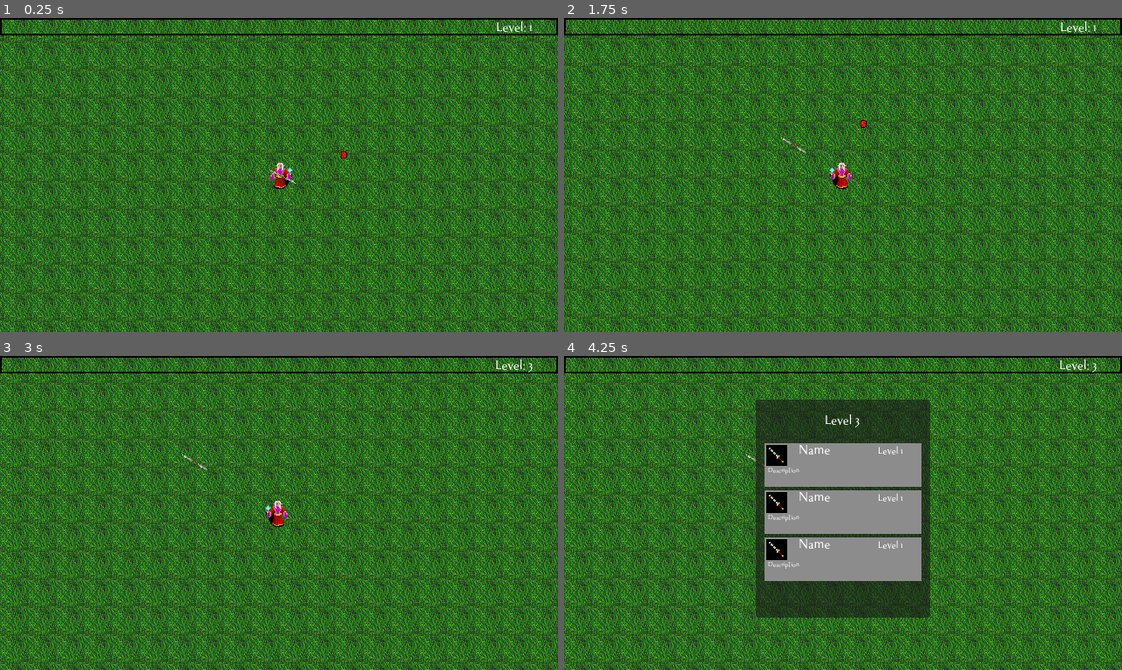
Above: before the commit, frames 1-4 (two rows, left to right).
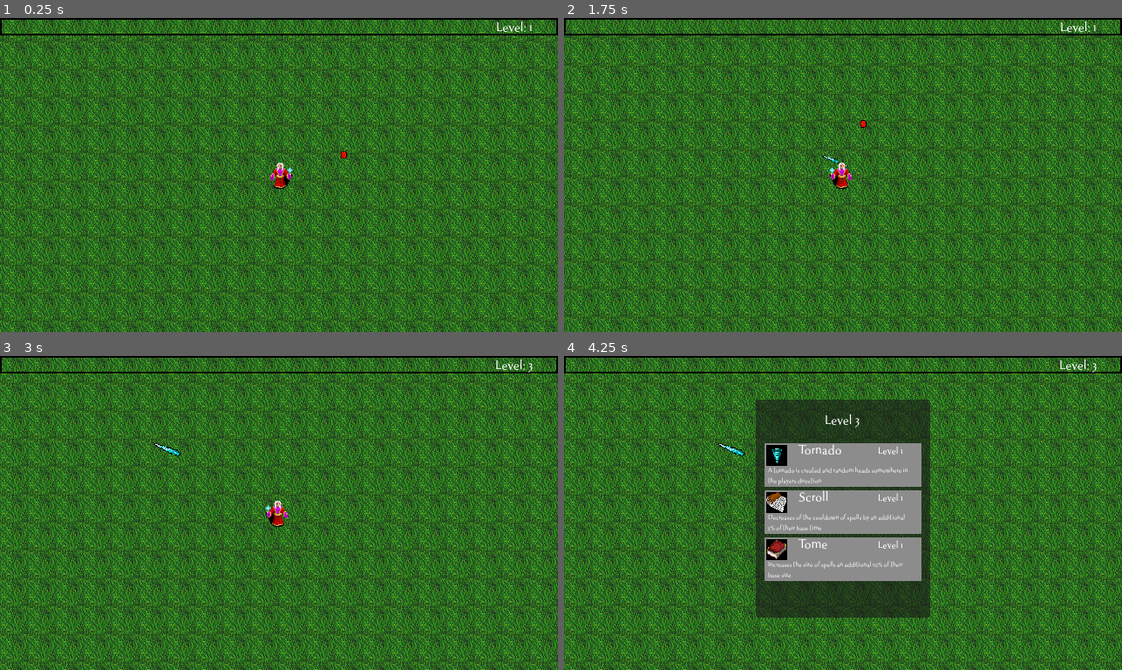
Above: after the commit, the same moments.

Repository: JustinDao/SurvivorsClone
Game: Godot game, scene res://World/world.tscn
Same seed, same stepped clock (60 frames per second), same inputs: the game is played once before the commit and once after it. Sound files missing from this copy of the repository are replaced by a short silence.
Inputs (mouse positions are in pixels of both pictures, inside the frame that each line leads up to):
- Up to frame 1 (0.25 s): no input
- Up to frame 2 (1.75 s): tap Enter at 0.5 s; move the mouse to (965, 159) at 0.52 s; hold D (right) 0.53-1.28 s; click (965, 159) at 0.6 s; move the mouse to (731, 190) at 1.27 s; hold S (down) from 1.28 s (still down); click (731, 190) at 1.35 s
- Up to frame 3 (3 s): move the mouse to (334, 443) at 2.02 s; release S (down) at 2.03 s; hold D (right) 2.03-2.78 s; click (334, 443) at 2.1 s; move the mouse to (251, 575) at 2.77 s; hold W (up) from 2.78 s (still down); click (251, 575) at 2.85 s
- Up to frame 4 (4.25 s): tap Space at 3.5 s; move the mouse to (1010, 560) at 3.52 s; release W (up) at 3.53 s; hold A (left) from 3.53 s (still down); click (1010, 560) at 3.6 s

The runs differ from the first frame. In frame 1, less than 0.1% of the frame differs, in the area x 48-53%, y 48-53%; in frame 2, less than 0.1%; in frame 3, 0.1%; in frame 4, 1.3%, in the area x 27-62%, y 27-71%.

Commit message:
Upgrades

Diff:
--- a/Player/Attack/ice_spear.gd
+++ b/Player/Attack/ice_spear.gd
@@ -17,13 +17,25 @@
 func _ready() -> void:
 	angle = global_position.direction_to(target)
 	rotation = angle.angle() + deg_to_rad(135)
+
+	# Default values
+	hp = 1
+	speed = 100.0
+	damage = 5
+	knockback_amount = 100
+	attack_size = 1.0 * (1 + player.spell_size)
+
 	match level:
 		1:
+			pass
+		2:
+			pass
+		3:
 			hp = 2
-			speed = 120.0
-			damage = 5
-			knockback_amount = 100
-			attack_size = 1.0
+			damage = 8
+		4:
+			pass
+
 	var tween = create_tween()
 	tween.tween_property(self, "scale", Vector2(1, 1) * attack_size, 1).set_trans(Tween.TRANS_QUINT).set_ease(Tween.EASE_OUT)
 	tween.play()
--- a/Player/Attack/javelin.gd
+++ b/Player/Attack/javelin.gd
@@ -34,15 +34,26 @@
 
 func update_javelin() -> void:
 	level = player.javelin_level
+
+	# Default values
+	hp = 9999
+	speed = 200.0
+	damage = 10
+	knockback_amount = 100
+	attack_size = 1.0 * (1 + player.spell_size)
+	paths = 1
+	attack_speed = 5.0 * (1 - player.spell_cooldown)
+
 	match level:
 		1:
-			hp = 9999
-			speed = 200.0
-			damage = 10
-			knockback_amount = 200
-			attack_size = 1.0
-			paths = 1
-			attack_speed = 4.0
+			pass
+		2:
+			paths = 2
+		3:
+			paths = 3
+		4:
+			damage = 15
+			knockback_amount = 120
 
 	scale = Vector2(1, 1) * attack_size
 	attack_timer.wait_time = attack_speed
--- a/Player/Attack/tornado.gd
+++ b/Player/Attack/tornado.gd
@@ -17,13 +17,22 @@
 signal on_queue_free(object: Node2D)
 
 func _ready() -> void:
+	# Default values
+	hp = 9999
+	speed = 20.0
+	damage = 5
+	knockback_amount = 100
+	attack_size = 1.0 * (1 + player.spell_size)
+
 	match level:
 		1:
-			hp = 9999
-			speed = 20.0
-			damage = 5
-			knockback_amount = 100
-			attack_size = 1.0
+			pass
+		2:
+			pass
+		3:
+			pass
+		4:
+			knockback_amount = 125
 
 	var move_to_less = Vector2.ZERO
 	var move_to_more = Vector2.ZERO
--- a/Player/player.gd
+++ b/Player/player.gd
@@ -2,6 +2,7 @@
 
 var movement_speed: float = 80.0
 var hp: float = 80.0
+var max_hp: float = 80.0
 var last_movement: Vector2 = Vector2.UP
 
 var xp = 0
@@ -23,19 +24,19 @@
 
 # IceSpear
 var ice_spear_ammo = 0
-var ice_spear_base_ammo = 1
-var ice_spear_attack_speed = 1.5
+var ice_spear_base_ammo = 0
+var ice_spear_attack_speed = 0
 var ice_spear_level = 0
 
 # Tornado
 var tornado_ammo = 0
-var tornado_base_ammo = 3
-var tornado_attack_speed = 3
+var tornado_base_ammo = 0
+var tornado_attack_speed = 0
 var tornado_level = 0
 
 # Javelin
-var javelin_ammo = 1
-var javelin_level = 1
+var javelin_ammo = 0
+var javelin_level = 0
 
 # Enemies
 var enemy_close = []
@@ -53,9 +54,17 @@
 @onready var snd_level_up: AudioStreamPlayer2D = $GUILayer/GUI/LevelUp/snd_level_up
 var item_option = preload("res://Utility/item_option.tscn")
 
+# Upgrades
+var collected_items: Array[String] = []
+var armor = 0
+var speed = 0
+var spell_cooldown = 0
+var spell_size = 0
+var additional_attacks = 0
+
 func _ready() -> void:
 	xp_for_next_level = get_xp_for_next_level()
-	attack()
+	upgrade_character("icespear1")
 
 func _physics_process(_delta: float) -> void:
 	movement()
@@ -85,7 +94,7 @@
 
 
 func _on_hurt_box_hurt(damage: float, _angle: Vector2, _knockback: float) -> void:
-	hp -= damage
+	hp -= clamp(damage - armor, 0, damage)
 
 func get_random_target() -> Vector2:
 	if enemy_close.size() > 0:
@@ -103,14 +112,14 @@
 
 
 # Attacks
-func attack() -> void:
+func update_attacks() -> void:
 	if ice_spear_level > 0:
-		ice_spear_timer.wait_time = ice_spear_attack_speed
+		ice_spear_timer.wait_time = ice_spear_attack_speed * (1 - spell_cooldown)
 		if ice_spear_timer.is_stopped():
 			ice_spear_timer.start()
 
 	if tornado_level > 0:
-		tornado_timer.wait_time = tornado_attack_speed
+		tornado_timer.wait_time = tornado_attack_speed * (1 - spell_cooldown)
 		if tornado_timer.is_stopped():
 			tornado_timer.start()
 
@@ -119,7 +128,7 @@
 
 # IceSpear Timers
 func _on_ice_spear_timer_timeout() -> void:
-	ice_spear_ammo += ice_spear_base_ammo
+	ice_spear_ammo += ice_spear_base_ammo + additional_attacks
 	ice_spear_attack_timer.start()
 
 func _on_ice_spear_attack_timer_timeout() -> void:
@@ -137,7 +146,7 @@
 
 # Tornado Timers
 func _on_tornado_timer_timeout() -> void:
-	tornado_ammo += tornado_base_ammo
+	tornado_ammo += tornado_base_ammo + additional_attacks
 	tornado_attack_timer.start()
 
 func _on_tornado_attack_timer_timeout() -> void:
@@ -156,11 +165,15 @@
 # Javelin
 func spawn_javelin() -> void:
 	var javelin_count = javelin_base.get_child_count()
-	var calc_spawns = javelin_ammo - javelin_count
+	var calc_spawns = javelin_ammo - javelin_count + additional_attacks
 	for count in range(calc_spawns):
 		var new_javelin = javelin.instantiate()
 		new_javelin.global_position = global_position
 		javelin_base.add_child(new_javelin)
+	# update javelins
+	for child in javelin_base.get_children():
+		if child.has_method("update_javelin"):
+			child.update_javelin()
 
 
 func _on_grab_area_area_entered(area: Area2D) -> void:
@@ -202,9 +215,12 @@
 	level_up_label.text = "Level " + str(level)
 	# Show Level Up Panel
 	level_up_panel.show()
+
 	# Instantiate Options
-	for i in range(3):
+	var upgrades = get_random_upgrades()
+	for i in range(upgrades.size()):
 		var new_option = item_option.instantiate()
+		new_option.item = upgrades[i]
 		upgrade_options.add_child(new_option)
 
 	# Animate Level Up Panel In
@@ -214,9 +230,15 @@
 	# Pause Game
 	get_tree().paused = true
 
-func upgrade_character(_item) -> void:
+func upgrade_character(item: String) -> void:
 	for option in upgrade_options.get_children():
 		option.queue_free()
+	# Apply Upgrade
+	apply_upgrade(item)
+	update_attacks()
+	# Add Item to Collected Items if not Food
+	if item != "food":
+		collected_items.append(item)
 	# Hide Level Panel
 	level_up_panel.hide()
 	level_up_panel.position = Vector2(800, 50)
@@ -224,3 +246,80 @@
 	get_tree().paused = false
 	if remaining_xp > 0:
 			calculate_experience(remaining_xp)
+
+func get_all_available_upgrades() -> Array[String]:
+	var all_choices: Array[String] = []
+	for item in Upgrades.UPGRADES:
+		var upgrade = Upgrades.UPGRADES[item]
+		if !collected_items.has(item) && \
+		   upgrade["type"] != "item" && \
+		   upgrade["prerequisites"].all(collected_items.has):
+			all_choices.append(item)
+	return all_choices
+
+func get_random_upgrades() -> Array[String]:
+	var all_choices = get_all_available_upgrades()
+
+	# Add up to 3 random upgrades
+	all_choices.shuffle()
+	var choices: Array[String] = []
+	for i in range(3):
+		if all_choices.size() > 0:
+			var choice = all_choices.pop_front()
+			choices.append(choice)
+		else:
+			break
+
+	# If no upgrades are available, return food
+	if choices.size() == 0:
+		return ["food"]
+
+	return choices
+
+func apply_upgrade(item: String) -> void:
+	match item:
+		"icespear1":
+			ice_spear_level = 1
+			ice_spear_base_ammo += 1
+		"icespear2":
+			ice_spear_level = 2
+			ice_spear_base_ammo += 1
+		"icespear3":
+			ice_spear_level = 3
+		"icespear4":
+			ice_spear_level = 4
+			ice_spear_base_ammo += 2
+		"tornado1":
+			tornado_level = 1
+			tornado_base_ammo += 1
+		"tornado2":
+			tornado_level = 2
+			tornado_base_ammo += 1
+		"tornado3":
+			tornado_level = 3
+			tornado_attack_speed -= 0.5
+		"tornado4":
+			tornado_level = 4
+			tornado_base_ammo += 1
+		"javelin1":
+			javelin_level = 1
+			javelin_ammo = 1
+		"javelin2":
+			javelin_level = 2
+		"javelin3":
+			javelin_level = 3
+		"javelin4":
+			javelin_level = 4
+		"armor1", "armor2", "armor3", "armor4":
+			armor += 1
+		"speed1", "speed2", "speed3", "speed4":
+			movement_speed += 20.0
+		"tome1", "tome2", "tome3", "tome4":
+			spell_size += 0.10
+		"scroll1", "scroll2", "scroll3", "scroll4":
+			spell_cooldown += 0.05
+		"ring1", "ring2":
+			additional_attacks += 1
+		"food":
+			hp += 20
+			hp = clamp(hp, 0, max_hp)
--- a/Utility/item_option.gd
+++ b/Utility/item_option.gd
@@ -1,4 +1,9 @@
 extends ColorRect
+
+@onready var name_label: Label = $NameLabel
+@onready var description_label: Label = $DescriptionLabel
+@onready var level_label: Label = $LevelLabel
+@onready var icon: TextureRect = $ColorRect/ItemIcon
 
 var mouse_over: bool = false
 var item = null
@@ -8,6 +13,18 @@
 
 func _ready() -> void:
 	selected_upgrade.connect(Callable(player, "upgrade_character"))
+
+	# Set Item Option information
+	if item == null:
+		item = "food"
+	var upgrade = Upgrades.UPGRADES[item]
+	name_label.text = upgrade["display_name"]
+	description_label.text = upgrade["description"]
+	if upgrade["level"] > 0:
+		level_label.text = "Level " + str(upgrade["level"])
+	else:
+		level_label.text = ""
+	icon.texture = load(upgrade["icon"])
 
 func _input(event: InputEvent) -> void:
 	if event.is_action("click"):
--- /dev/null
+++ b/Utility/upgrades.gd
@@ -0,0 +1,255 @@
+extends Node2D
+
+const ICON_PATH = "res://Textures/Items/Upgrades/"
+const WEAPON_PATH = "res://Textures/Items/Weapons/"
+
+const UPGRADES = {
+	"icespear1": {
+		"icon": WEAPON_PATH + "ice_spear.png",
+		"display_name": "Ice Spear",
+		"description": "A spear of ice is thrown at a random enemy",
+		"level": 1,
+		"prerequisites": [],
+		"type": "weapon"
+	},
+	"icespear2": {
+		"icon": WEAPON_PATH + "ice_spear.png",
+		"display_name": "Ice Spear",
+		"description": "An addition Ice Spear is thrown",
+		"level": 2,
+		"prerequisites": ["icespear1"],
+		"type": "weapon"
+	},
+	"icespear3": {
+		"icon": WEAPON_PATH + "ice_spear.png",
+		"display_name": "Ice Spear",
+		"description": "Ice Spears now pass through another enemy and do + 3 damage",
+		"level": 3,
+		"prerequisites": ["icespear2"],
+		"type": "weapon"
+	},
+	"icespear4": {
+		"icon": WEAPON_PATH + "ice_spear.png",
+		"display_name": "Ice Spear",
+		"description": "An additional 2 Ice Spears are thrown",
+		"level": 4,
+		"prerequisites": ["icespear3"],
+		"type": "weapon"
+	},
+	"javelin1": {
+		"icon": WEAPON_PATH + "javelin_3_new_attack.png",
+		"display_name": "Javelin",
+		"description": "A magical javelin will follow you attacking enemies in a straight line",
+		"level": 1,
+		"prerequisites": [],
+		"type": "weapon"
+	},
+	"javelin2": {
+		"icon": WEAPON_PATH + "javelin_3_new_attack.png",
+		"display_name": "Javelin",
+		"description": "The javelin will now attack an additional enemy per attack",
+		"level": 2,
+		"prerequisites": ["javelin1"],
+		"type": "weapon"
+	},
+	"javelin3": {
+		"icon": WEAPON_PATH + "javelin_3_new_attack.png",
+		"display_name": "Javelin",
+		"description": "The javelin will attack another additional enemy per attack",
+		"level": 3,
+		"prerequisites": ["javelin2"],
+		"type": "weapon"
+	},
+	"javelin4": {
+		"icon": WEAPON_PATH + "javelin_3_new_attack.png",
+		"display_name": "Javelin",
+		"description": "The javelin now does + 5 damage per attack and causes 20% additional knockback",
+		"level": 4,
+		"prerequisites": ["javelin3"],
+		"type": "weapon"
+	},
+	"tornado1": {
+		"icon": WEAPON_PATH + "tornado.png",
+		"display_name": "Tornado",
+		"description": "A tornado is created and random heads somewhere in the players direction",
+		"level": 1,
+		"prerequisites": [],
+		"type": "weapon"
+	},
+	"tornado2": {
+		"icon": WEAPON_PATH + "tornado.png",
+		"display_name": "Tornado",
+		"description": "An additional Tornado is created",
+		"level": 2,
+		"prerequisites": ["tornado1"],
+		"type": "weapon"
+	},
+	"tornado3": {
+		"icon": WEAPON_PATH + "tornado.png",
+		"display_name": "Tornado",
+		"description": "The Tornado cooldown is reduced by 0.5 seconds",
+		"level": 3,
+		"prerequisites": ["tornado2"],
+		"type": "weapon"
+	},
+	"tornado4": {
+		"icon": WEAPON_PATH + "tornado.png",
+		"display_name": "Tornado",
+		"description": "An additional tornado is created and the knockback is increased by 25%",
+		"level": 4,
+		"prerequisites": ["tornado3"],
+		"type": "weapon"
+	},
+	"armor1": {
+		"icon": ICON_PATH + "helmet_1.png",
+		"display_name": "Armor",
+		"description": "Reduces Damage By 1 point",
+		"level": 1,
+		"prerequisites": [],
+		"type": "upgrade"
+	},
+	"armor2": {
+		"icon": ICON_PATH + "helmet_1.png",
+		"display_name": "Armor",
+		"description": "Reduces Damage By an additional 1 point",
+		"level": 2,
+		"prerequisites": ["armor1"],
+		"type": "upgrade"
+	},
+	"armor3": {
+		"icon": ICON_PATH + "helmet_1.png",
+		"display_name": "Armor",
+		"description": "Reduces Damage By an additional 1 point",
+		"level": 3,
+		"prerequisites": ["armor2"],
+		"type": "upgrade"
+	},
+	"armor4": {
+		"icon": ICON_PATH + "helmet_1.png",
+		"display_name": "Armor",
+		"description": "Reduces Damage By an additional 1 point",
+		"level": 4,
+		"prerequisites": ["armor3"],
+		"type": "upgrade"
+	},
+	"speed1": {
+		"icon": ICON_PATH + "boots_4_green.png",
+		"display_name": "Speed",
+		"description": "Movement Speed Increased by 50% of base speed",
+		"level": 1,
+		"prerequisites": [],
+		"type": "upgrade"
+	},
+	"speed2": {
+		"icon": ICON_PATH + "boots_4_green.png",
+		"display_name": "Speed",
+		"description": "Movement Speed Increased by an additional 50% of base speed",
+		"level": 2,
+		"prerequisites": ["speed1"],
+		"type": "upgrade"
+	},
+	"speed3": {
+		"icon": ICON_PATH + "boots_4_green.png",
+		"display_name": "Speed",
+		"description": "Movement Speed Increased by an additional 50% of base speed",
+		"level": 3,
+		"prerequisites": ["speed2"],
+		"type": "upgrade"
+	},
+	"speed4": {
+		"icon": ICON_PATH + "boots_4_green.png",
+		"display_name": "Speed",
+		"description": "Movement Speed Increased an additional 50% of base speed",
+		"level": 4,
+		"prerequisites": ["speed3"],
+		"type": "upgrade"
+	},
+	"tome1": {
+		"icon": ICON_PATH + "thick_new.png",
+		"display_name": "Tome",
+		"description": "Increases the size of spells an additional 10% of their base size",
+		"level": 1,
+		"prerequisites": [],
+		"type": "upgrade"
+	},
+	"tome2": {
+		"icon": ICON_PATH + "thick_new.png",
+		"display_name": "Tome",
+		"description": "Increases the size of spells an additional 10% of their base size",
+		"level": 2,
+		"prerequisites": ["tome1"],
+		"type": "upgrade"
+	},
+	"tome3": {
+		"icon": ICON_PATH + "thick_new.png",
+		"display_name": "Tome",
+		"description": "Increases the size of spells an additional 10% of their base size",
+		"level": 3,
+		"prerequisites": ["tome2"],
+		"type": "upgrade"
+	},
+	"tome4": {
+		"icon": ICON_PATH + "thick_new.png",
+		"display_name": "Tome",
+		"description": "Increases the size of spells an additional 10% of their base size",
+		"level": 4,
+		"prerequisites": ["tome3"],
+		"type": "upgrade"
+	},
+	"scroll1": {
+		"icon": ICON_PATH + "scroll_old.png",
+		"display_name": "Scroll",
+		"description": "Decreases of the cooldown of spells by an additional 5% of their base time",
+		"level": 1,
+		"prerequisites": [],
+		"type": "upgrade"
+	},
+	"scroll2": {
+		"icon": ICON_PATH + "scroll_old.png",
+		"display_name": "Scroll",
+		"description": "Decreases of the cooldown of spells by an additional 5% of their base time",
+		"level": 2,
+		"prerequisites": ["scroll1"],
+		"type": "upgrade"
+	},
+	"scroll3": {
+		"icon": ICON_PATH + "scroll_old.png",
+		"display_name": "Scroll",
+		"description": "Decreases of the cooldown of spells by an additional 5% of their base time",
+		"level": 3,
+		"prerequisites": ["scroll2"],
+		"type": "upgrade"
+	},
+	"scroll4": {
+		"icon": ICON_PATH + "scroll_old.png",
+		"display_name": "Scroll",
+		"description": "Decreases of the cooldown of spells by an additional 5% of their base time",
+		"level": 4,
+		"prerequisites": ["scroll3"],
+		"type": "upgrade"
+	},
+	"ring1": {
+		"icon": ICON_PATH + "urand_mage.png",
+		"display_name": "Ring",
+		"description": "Your spells now spawn 1 more additional attack",
+		"level": 1,
+		"prerequisites": [],
+		"type": "upgrade"
+	},
+	"ring2": {
+		"icon": ICON_PATH + "urand_mage.png",
+		"display_name": "Ring",
+		"description": "Your spells now spawn an additional attack",
+		"level": 2,
+		"prerequisites": ["ring1"],
+		"type": "upgrade"
+	},
+	"food": {
+		"icon": ICON_PATH + "chunk.png",
+		"display_name": "Food",
+		"description": "Heals you for 20 health",
+		"level": 0,
+		"prerequisites": [],
+		"type": "item"
+	}
+}
--- /dev/null
+++ b/Utility/upgrades.tscn
@@ -0,0 +1,6 @@
+[gd_scene load_steps=2 format=3 uid="uid://dvtl2dkq0dd8a"]
+
+[ext_resource type="Script" path="res://Utility/upgrades.gd" id="1_br13n"]
+
+[node name="Upgrades" type="Node2D"]
+script = ExtResource("1_br13n")
--- a/World/world.tscn
+++ b/World/world.tscn
@@ -24,4 +24,4 @@
 
 [node name="ExperienceGem" parent="Loot" instance=ExtResource("4_wsff2")]
 position = Vector2(70, -24)
-xp = 50
+xp = 500
--- a/project.godot
+++ b/project.godot
@@ -14,6 +14,10 @@
 run/main_scene="res://World/world.tscn"
 config/features=PackedStringArray("4.3", "Mobile")
 config/icon="res://icon.svg"
+
+[autoload]
+
+Upgrades="*res://Utility/upgrades.tscn"
 
 [display]
 
